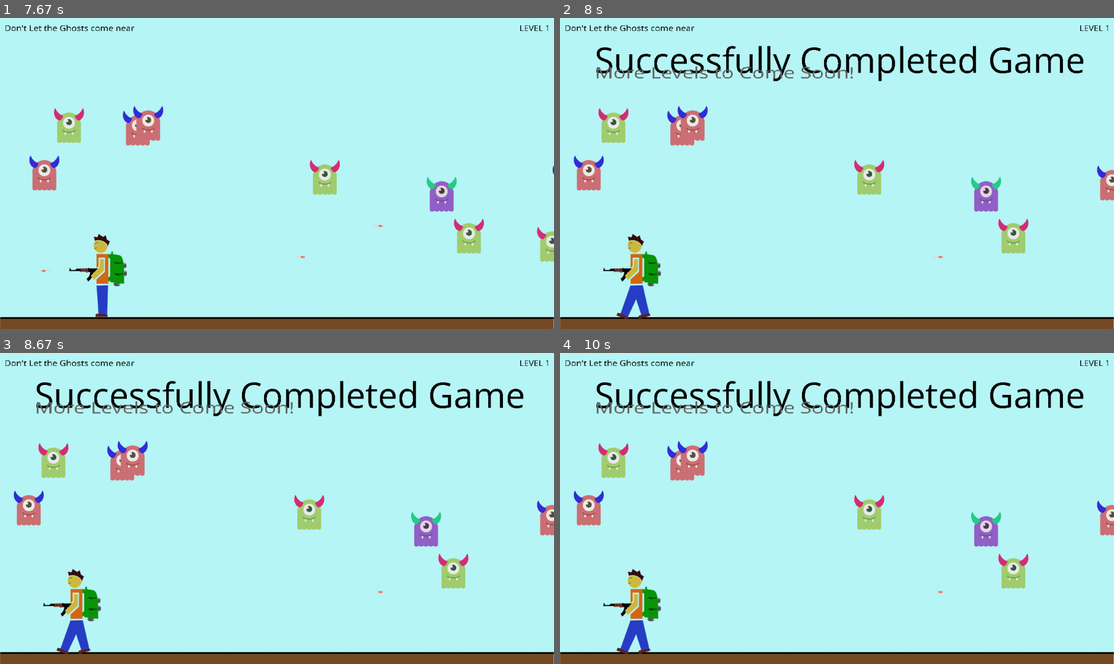
Above: before the commit, frames 1-4 (two rows, left to right).
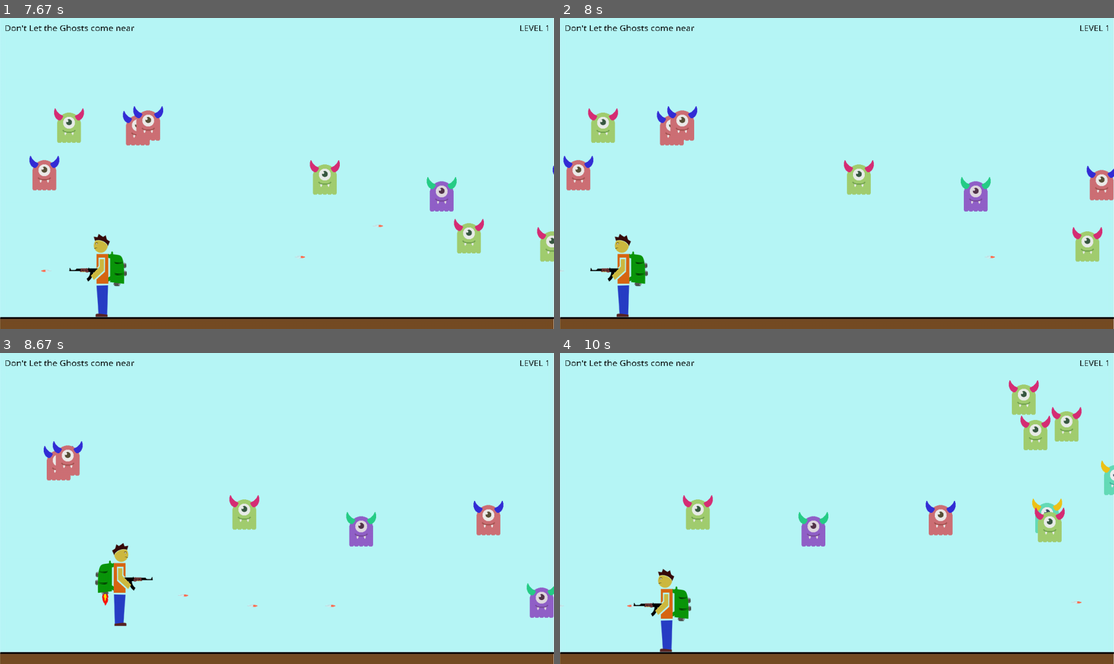
Above: after the commit, the same moments.

Repository: AbhiSinha08/Ghost-Shooter-Pygame
Game: pygame game, started from game.py
Two runs of this game, one before a commit and one after it. Both use one fixed random seed, a clock stepped at 60 frames per second and the inputs below.
Inputs:
- Up to frame 1 (7.67 s): tap Enter at 0.33, 0.67 s; hold Right 1.03-1.5 s; hold Left 1.53-2.07 s; tap Space at 1.6, 1.9, 2.17, 2.47, 2.6, 3, 3.3, 3.67, 3.97, 4.17, 4.47, 4.67, 5, 5.3, 5.5, 5.8, 6.07, 6.37, 6.5, 6.9, 7.2, 7.57 s; hold Left 2.1-2.5 s; hold Up 2.53-2.9 s; hold Right 2.93-3.57 s; hold Left 3.6-4.07 s; hold Right 4.1-4.57 s; hold Up 4.6-4.9 s; hold Right 4.93-5.4 s; hold Left 5.43-5.97 s; hold Left 6-6.4 s; hold Up 6.43-6.8 s; hold Right 6.83-7.47 s; hold Left from 7.5 s (still down)
- Up to frame 2 (8 s): tap Space at 7.87 s; release Left at 7.97 s
- Up to frame 3 (8.67 s): hold Right 8-8.47 s; tap Space at 8.07, 8.37, 8.57 s; hold Up from 8.5 s (still down)
- Up to frame 4 (10 s): release Up at 8.8 s; hold Right 8.83-9.3 s; tap Space at 8.9, 9.2, 9.4, 9.7, 9.97 s; hold Left 9.33-9.87 s; hold Left from 9.9 s (still down)

Frame 1 is identical in both runs. In frame 2, 8.3% of the frame differs, in the area x 0-100%, y 8-97%; in frame 3, 10%; in frame 4, 11%.

Commit message:
Initial Commit

Diff:
--- a/levels/level1.py
+++ b/levels/level1.py
@@ -7,7 +7,7 @@
 spawn = [30, 500]
 bg = game.image.load('levels/bg1.jpg')
 enemy_intensity = 2
-enemy_count = 3
+enemy_count = 30
 enemy_speed = 3
 enemy = []
 active = []
